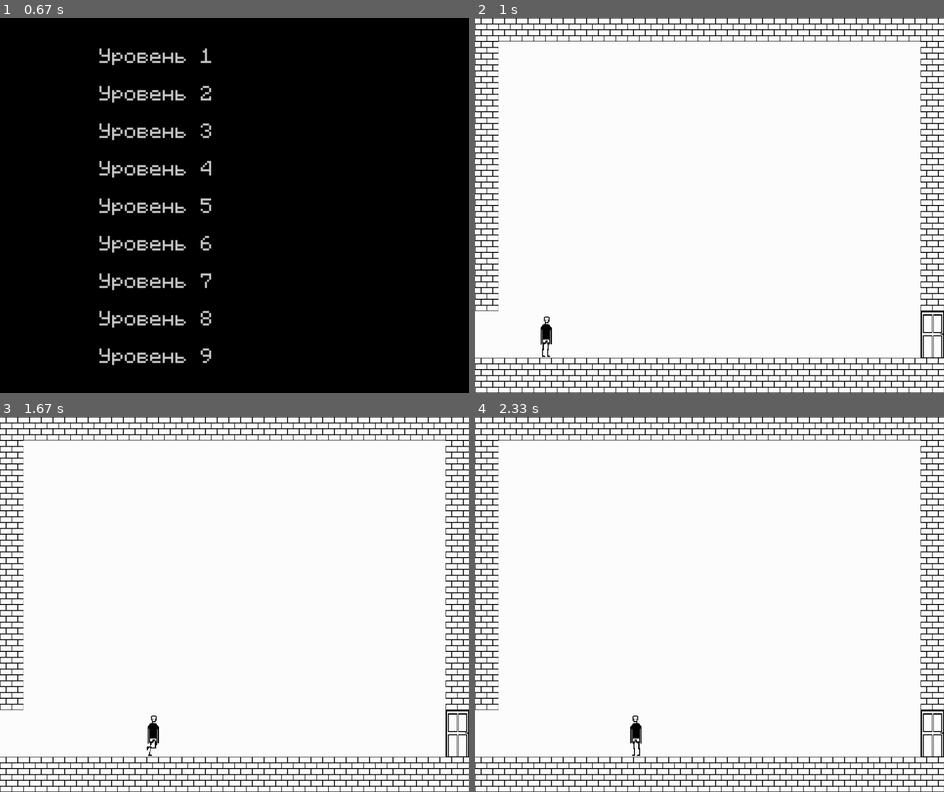
Above: before the commit, frames 1-4 (two rows, left to right).
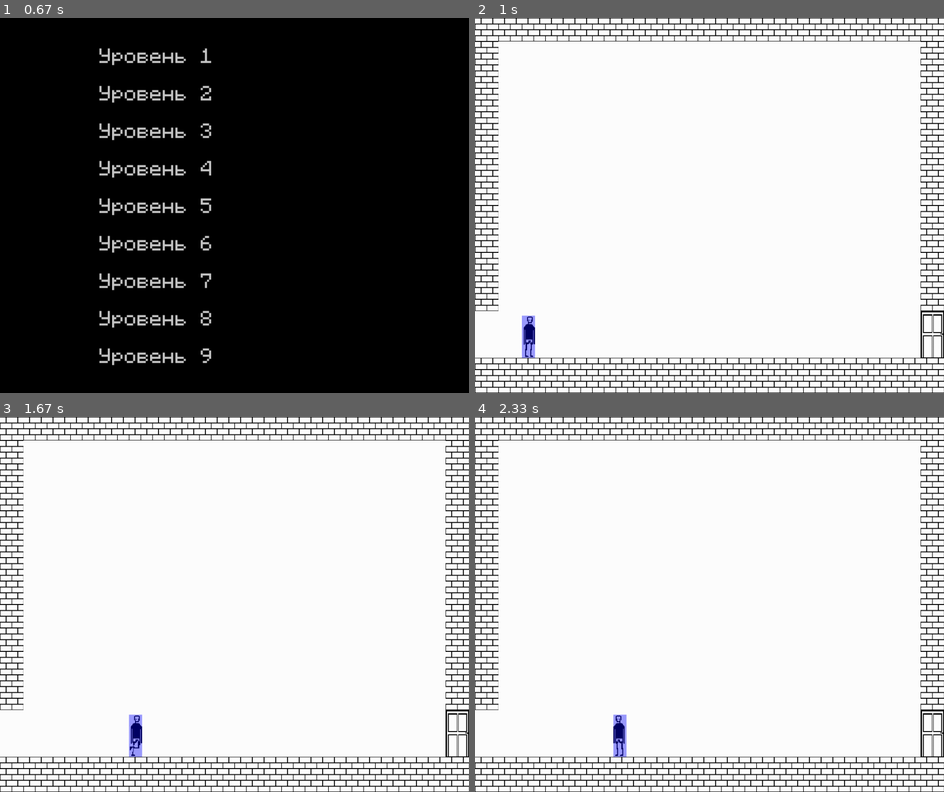
Above: after the commit, the same moments.

Repository: remalQ/pygame-project
Game: pygame game, started from Main.py
Same seed, same stepped clock (60 frames per second), same inputs: the game is played once before the commit and once after it.
Inputs (mouse positions are in pixels of both pictures, inside the frame that each line leads up to):
- Up to frame 1 (0.67 s): click "Начать игру" at 0.38 s
- Up to frame 2 (1 s): click "Уровень 1" at 0.72 s
- Up to frame 3 (1.67 s): hold D 1-1.47 s; move the mouse to (234, 630) at 1.03 s; hold D from 1.55 s (still down); move the mouse to (281, 687) at 1.58 s
- Up to frame 4 (2.33 s): release D at 2.02 s; hold A from 2.05 s (still down); move the mouse to (779, 473) at 2.08 s

Frame 1 is identical in both runs. In frame 2, 0.5% of the frame differs, in the area x 10-17%, y 79-91%; in frame 3, 0.5%, in the area x 27-34%, y 79-91%; in frame 4, 0.5%.

Commit message:
fixing a hitbox

Diff:
--- a/Player.py
+++ b/Player.py
@@ -5,20 +5,15 @@
 from Const_Values import *
 from Create_Maps import TILE_SIZE
 
-
 class Player:
     def __init__(self, x, y):
+        self.hitbox_width = 28
+        self.hitbox_height = 90
+        self.offset_x = (80 - self.hitbox_width) // 2
         self.reset(x, y)
         self.coins_collected = 0
         self.coin_image = pygame.image.load("Coins/Gold_1.png")
         self.coin_image = pygame.transform.scale(self.coin_image, (40, 40))
-
-    def update_hitbox(self):
-        """Обновляет хитбокс по текущему изображению, сужая его по ширине на 30px (по 15px с каждой стороны)"""
-        center = self.rect.center
-        self.rect = self.image.get_rect()
-        self.rect.inflate_ip(-20, 0)
-        self.rect.center = center
 
     def update(self, game_over, world, door_group, coin_group, screen):
         dx = 0
@@ -32,7 +27,6 @@
                 self.vel_y = -15
                 self.jumped = True
                 self.image = self.jump_image_right if self.direction == 1 else self.jump_image_left
-                self.update_hitbox()
 
             if not key[pygame.K_SPACE]:
                 self.jumped = False
@@ -45,7 +39,6 @@
                     self.counter = 0
                     self.index = (self.index + 1) % len(self.images_left)
                     self.image = self.images_left[self.index]
-                    self.update_hitbox()
 
             if key[pygame.K_d]:
                 dx += 5
@@ -55,16 +48,13 @@
                     self.counter = 0
                     self.index = (self.index + 1) % len(self.images_right)
                     self.image = self.images_right[self.index]
-                    self.update_hitbox()
 
             if self.in_air:
                 self.image = self.jump_image_right if self.direction == 1 else self.jump_image_left
-                self.update_hitbox()
             elif not key[pygame.K_a] and not key[pygame.K_d]:
                 self.counter = 0
                 self.index = 0
                 self.image = self.images_right[self.index] if self.direction == 1 else self.images_left[self.index]
-                self.update_hitbox()
 
             self.vel_y += 1
             if self.vel_y > 10:
@@ -72,8 +62,11 @@
             dy += self.vel_y
 
             self.in_air = True
-            for tile in world.platform_group.sprites() + world.breaking_platform_group.sprites() \
-                    + world.hover_visible_platform_group.sprites() + world.moving_platform_group.sprites():
+            for tile in (world.platform_group.sprites() +
+                         world.breaking_platform_group.sprites() +
+                         world.hover_visible_platform_group.sprites() +
+                         world.moving_platform_group.sprites()):
+                # Проверка коллизий с учётом смещения
                 if tile.rect.colliderect(self.rect.x + dx, self.rect.y, self.rect.width, self.rect.height):
                     dx = 0
 
@@ -85,8 +78,6 @@
                         dy = tile.rect.top - self.rect.bottom
                         self.vel_y = 0
                         self.in_air = False
-                        self.image = self.images_right[self.index] if self.direction == 1 else self.images_left[self.index]
-                        self.update_hitbox()
 
                         if tile in world.breaking_platform_group:
                             if hasattr(tile, "start_disappear_timer") and not tile.is_disappeared:
@@ -95,24 +86,8 @@
             collected_coins = pygame.sprite.spritecollide(self, coin_group, True)
             self.coins_collected += len(collected_coins)
 
-            for door in door_group:
-                if self.rect.colliderect(door.rect):
-                    if door.image == door.opened:
-                        game_over = 1  # Прошел уровень
-                    else:
-                        # Упираемся в дверь (как в обычную стену)
-                        if dx > 0:  # Двигается вправо
-                            dx = door.rect.left - self.rect.right
-                        elif dx < 0:  # Двигается влево
-                            dx = door.rect.right - self.rect.left
-
-                        if dy > 0:  # Падает сверху
-                            dy = door.rect.top - self.rect.bottom
-                            self.vel_y = 0
-                            self.in_air = False
-                        elif dy < 0:  # Прыгает снизу
-                            dy = door.rect.bottom - self.rect.top
-                            self.vel_y = 0
+            if pygame.sprite.spritecollide(self, door_group, False):
+                game_over = 1
 
             if self.rect.y > HEIGHT:
                 game_over = -1
@@ -120,7 +95,14 @@
             self.rect.x += dx
             self.rect.y += dy
 
-        screen.blit(self.image, self.rect)
+        # Отрисовка с учётом смещения
+        screen.blit(self.image, (self.rect.x - self.offset_x, self.rect.bottom - self.image.get_height()))
+
+        # Отрисовка хитбокса (для отладки)
+        hitbox_surface = pygame.Surface((self.rect.width, self.rect.height), pygame.SRCALPHA)
+        hitbox_surface.fill((0, 0, 255, 100))
+        screen.blit(hitbox_surface, (self.rect.x, self.rect.y))
+
         return game_over
 
     def reset(self, x, y):
@@ -142,8 +124,9 @@
 
         self.direction = 1
         self.image = self.images_right[self.index]
-        self.rect = self.image.get_rect()
-        self.rect.center = (x + self.image.get_width() // 2, y + self.image.get_height() // 2)
+
+        # Хитбокс с учётом смещения
+        self.rect = pygame.Rect(x, y, self.hitbox_width, self.hitbox_height)
 
         self.vel_y = 0
         self.jumped = False
Binary file changed: game_records.db
